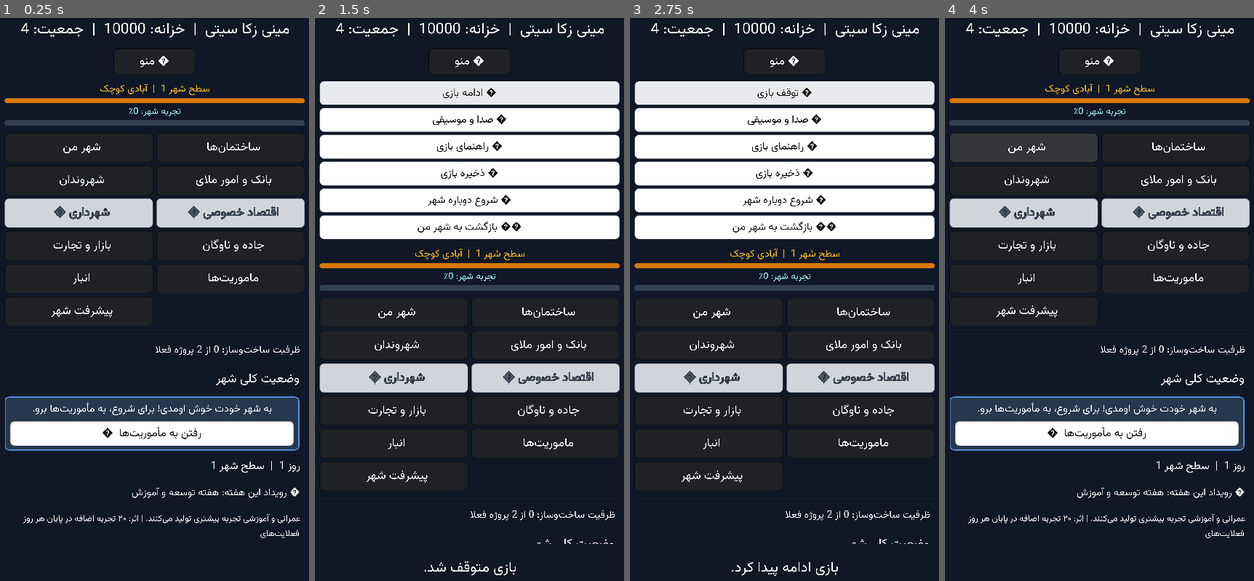
Above: before the commit, frames 1-4 (left to right).
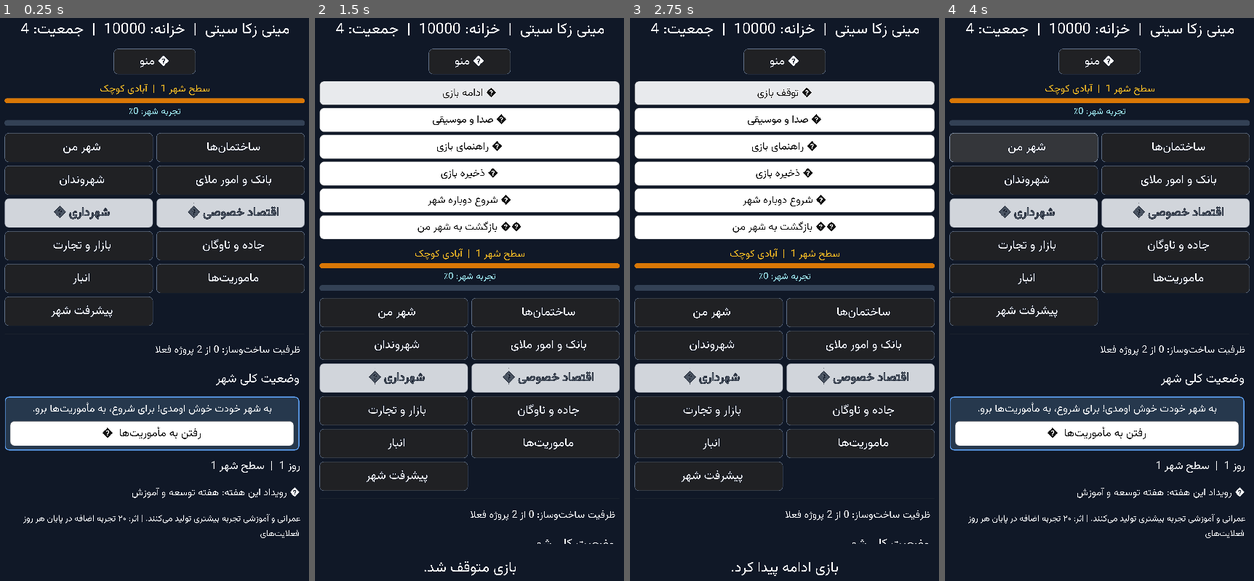
Above: after the commit, the same moments.

Repository: zekainstabot/mini-zeka-city
Game: Godot game, scene res://Main.tscn
Same seed, same stepped clock (60 frames per second), same inputs: the game is played once before the commit and once after it.
Inputs:
- Up to frame 1 (0.25 s): no input
- Up to frame 2 (1.5 s): click "ﻮﻨﻣ ☰" at 0.5 s; click "ﯼﺯﺎﺑ ﻒﻗﻮﺗ ⏸" at 1.25 s
- Up to frame 3 (2.75 s): click "ﯼﺯﺎﺑ ﻪﻣﺍﺩﺍ ▶" at 2 s
- Up to frame 4 (4 s): click "ﯽﻘﯿﺳﻮﻣ ﻭ ﺍﺪﺻ 🔊" at 2.75 s; click "ﻦﻣ ﺮﻬﺷ" at 3.5 s

The runs differ from the first frame. In frame 1, 0.9% of the frame differs, in the area x 1-99%, y 5-55%; in frame 2, 1.4%, in the area x 1-99%, y 5-84%; in frame 3, 1.4%; in frame 4, 0.9%.

Commit message:
Visually separate navigation buttons with clear borders

Diff:
--- a/scripts/Main.gd
+++ b/scripts/Main.gd
@@ -813,9 +813,10 @@
 	var normal_color = Color("#202124") if navigation else Color("#FFFFFF")
 	var hover_color = Color("#34363A") if navigation else Color("#E8EAED")
 	var pressed_color = Color("#111214") if navigation else Color("#DADCE0")
-	var border_normal = Color("#050505") if navigation else Color("#73777D")
-	var border_hover = Color("#000000") if navigation else Color("#4B5057")
-	var border_pressed = Color("#000000") if navigation else Color("#30343A")
+	# Visible outlines keep adjacent navigation buttons visually separated.
+	var border_normal = Color("#64748B") if navigation else Color("#73777D")
+	var border_hover = Color("#94A3B8") if navigation else Color("#4B5057")
+	var border_pressed = Color("#CBD5E1") if navigation else Color("#30343A")
 	var text_color = Color("#FFFFFF") if navigation else Color("#111111")
 	button.add_stylebox_override("normal", _button_style(normal_color, border_normal))
 	button.add_stylebox_override("hover", _button_style(hover_color, border_hover))
